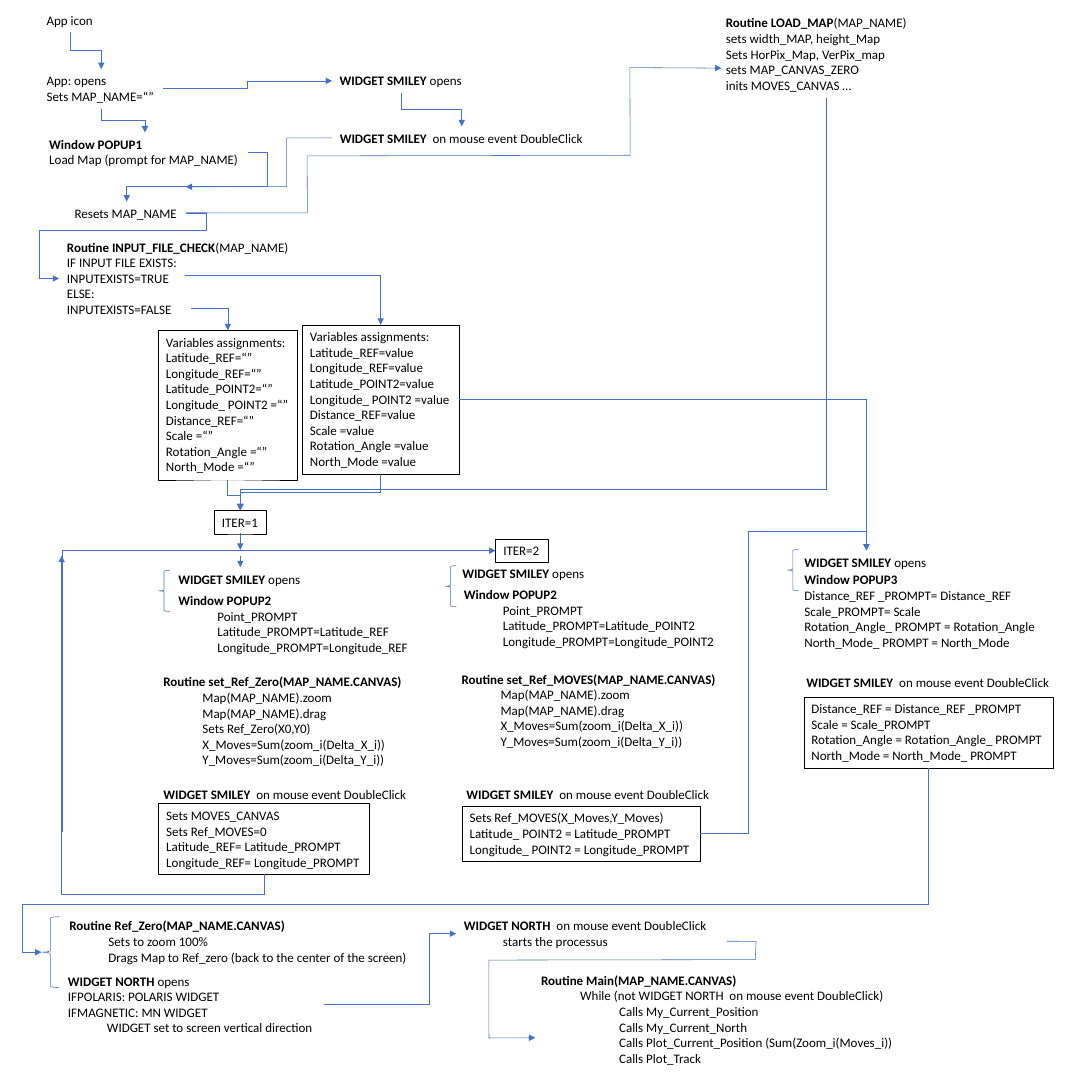
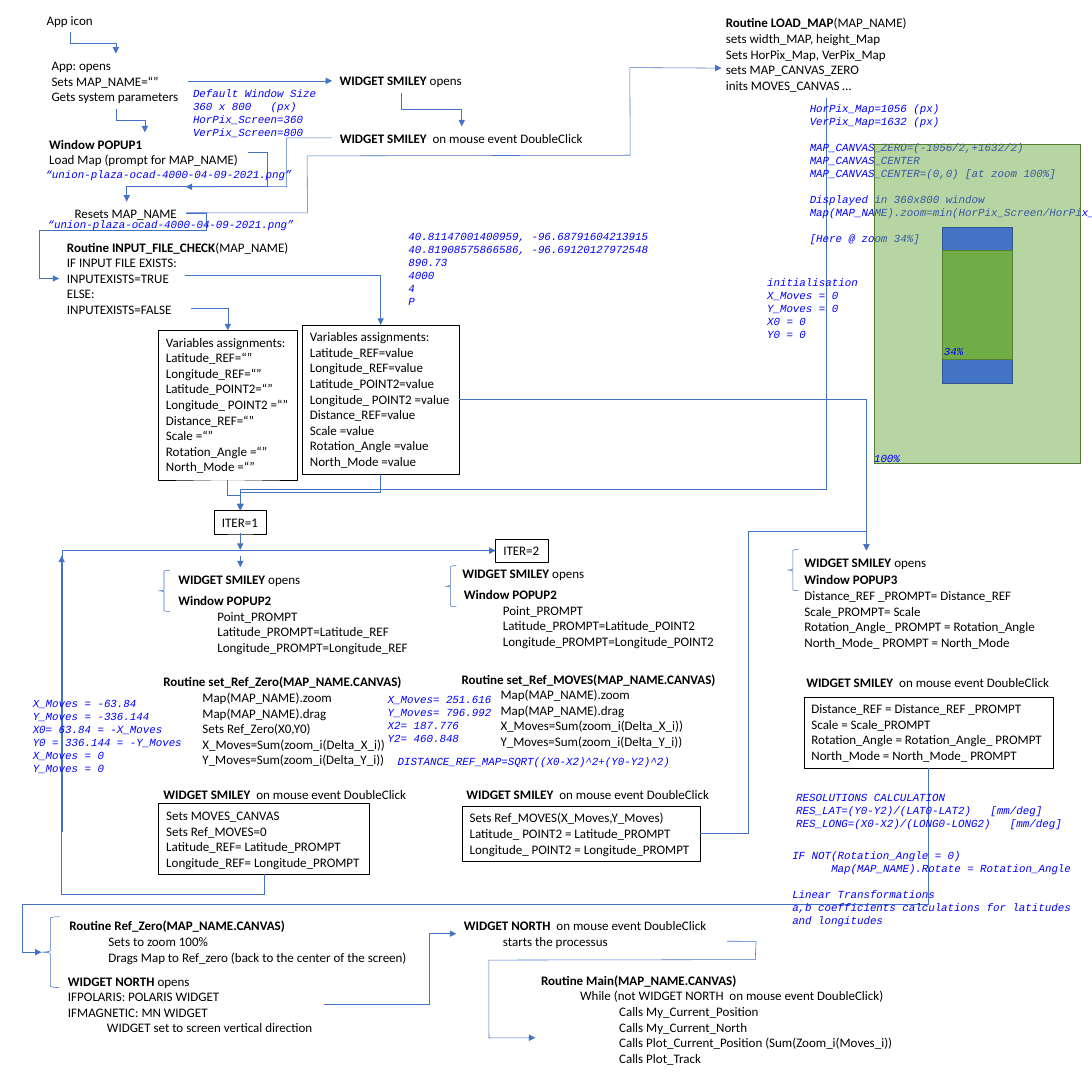
Before and after one commit to Frederic-jyrg/ouitoo, a slide deck: slide 2 of info-plotting/FlowChart.pptx. Drawn at 1092x1092 pixels with LibreOffice and Linux fonts; fonts in the diff are those of the drawing. Boxes give left, top, right and bottom in pixels: in the first picture for what was removed or moved away, otherwise in the second. Text is boxed around its words. In the diff, an @@ line names an element or a change of style, - is before the commit and + after.

```diff
--- a/info-plotting/FlowChart.pptx
+++ b/info-plotting/FlowChart.pptx
@@ text "App: opens": place and size @@
-text "App: opens" at [47,76,153,103]
+text "App: opens" at [52,61,178,103]
@@ elbow arrow moved from (70, 32) - (101, 69) to (70, 32) - (116, 54) @@
@@ text at [726,50,886,61]: text changed @@
-Sets HorPix_Map, VerPix_map
+Sets HorPix_Map, VerPix_Map
@@ elbow arrow moved from (163, 89) - (332, 81) to (188, 81) - (332, 81) @@
@@ text at [52,92,178,103]: paragraph added @@
+Gets system parameters
@@ elbow arrow moved from (101, 108) - (145, 133) to (116, 108) - (145, 133) @@
@@ text added at [193,90,316,140], 10 pt, text #0000FF, italic @@
+Default Window Size
+360 x 800 (px)
+HorPix_Screen=360
+VerPix_Screen=800
@@ text added at [810,104,1056,246], 10 pt, text #0000FF, italic @@
+HorPix_Map=1056 (px)
+VerPix_Map=1632 (px)
+MAP_CANVAS_ZERO=(-1056/2,+1632/2)
+MAP_CANVAS_CENTER
+MAP_CANVAS_CENTER=(0,0) [at zoom 100%]
+Displayed in 360x800 window
+Map(MAP_NAME).zoom=min(HorPix_Screen/HorPix_Map, VerPix_Screen/VerPix_Map)
+[Here @ zoom 34%]
@@ text added at [46,170,292,181], 10 pt, text #0000FF, italic @@
+“union-plaza-ocad-4000-04-09-2021.png”
@@ text added at [48,220,294,231], 10 pt, text #0000FF, italic @@
+“union-plaza-ocad-4000-04-09-2021.png”
@@ text added at [408,233,649,305], 10 pt, text #0000FF, italic @@
+40.81147001400959, -96.68791604213915
+40.81908575866586, -96.69120127972548
+890.73
+4000
+4
+P
@@ text added at [767,279,858,338], 10 pt, text #0000FF, italic @@
+initialisation
+X_Moves = 0
+Y_Moves = 0
+X0 = 0
+Y0 = 0
@@ group added at [874,144,1081,466]: 3 rectangles, 2 texts @@
+34%
+100%
@@ text added at [33,700,182,776], 10 pt, text #0000FF, italic @@
+X_Moves = -63.84
+Y_Moves = -336.144
+X0= 63.84 = -X_Moves
+Y0 = 336.144 = -Y_Moves
+X_Moves = 0
+Y_Moves = 0
@@ text added at [388,695,491,742], 10 pt, text #0000FF, italic @@
+X_Moves= 251.616
+Y_Moves= 796.992
+X2= 187.776
+Y2= 460.848
@@ text added at [398,757,670,768], 10 pt, text #0000FF, italic @@
+DISTANCE_REF_MAP=SQRT((X0-X2)^2+(Y0-Y2)^2)
@@ text added at [796,793,1062,830], 10 pt, text #0000FF, italic @@
+RESOLUTIONS CALCULATION
+RES_LAT=(Y0-Y2)/(LAT0-LAT2) [mm/deg]
+RES_LONG=(X0-X2)/(LONG0-LONG2) [mm/deg]
@@ text added at [792,851,1071,927], 10 pt, text #0000FF, italic @@
+IF NOT(Rotation_Angle = 0)
+Map(MAP_NAME).Rotate = Rotation_Angle
+Linear Transformations
+a,b coefficients calculations for latitudes and longitudes
```
Also in this commit, not shown: 1 other slide changed, 3 other files.
